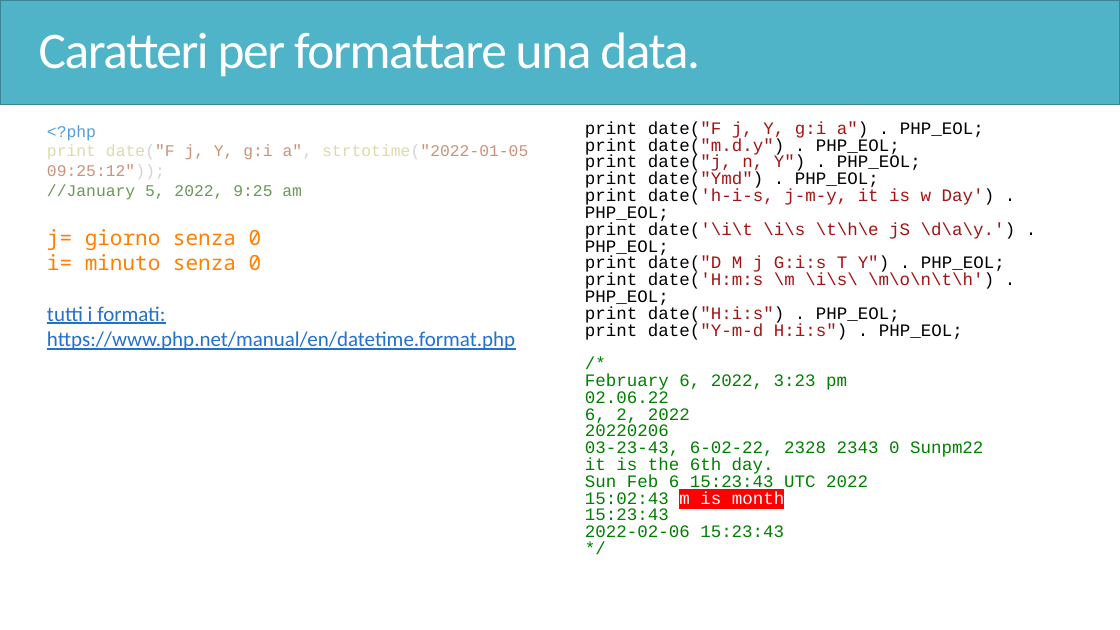
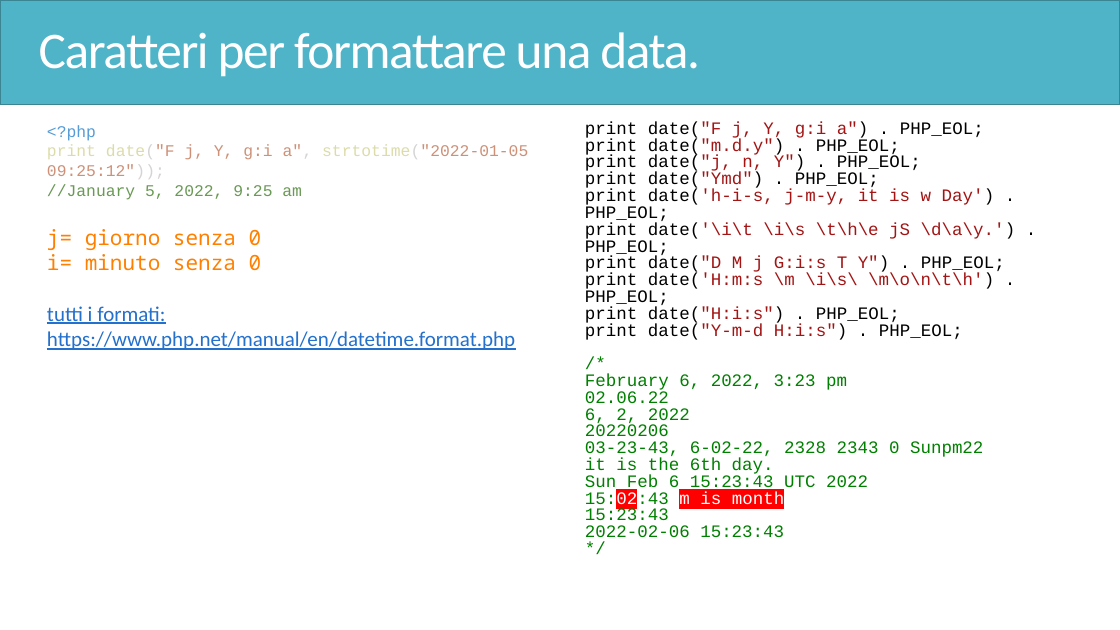
Before and after one commit to ingEnricoGiorgi/corso-magento-php, a slide deck: slide 180 of PHP.pptx. Drawn at 1120x630 pixels with LibreOffice and Linux fonts; fonts in the diff are those of the drawing. Boxes give left, top, right and bottom in pixels: in the first picture for what was removed or moved away, otherwise in the second. Text is boxed around its words. In the diff, an @@ line names an element or a change of style, - is before the commit and + after.

```diff
--- a/PHP.pptx
+++ b/PHP.pptx
@@ text at (x1=585, y1=491, x2=784, y2=509): text colour #008000 to #FFFFFF, highlight none to #FF0000 in "15:02:43" @@
```
Also in this commit, not shown: 24 other slides changed, 2 other files.
